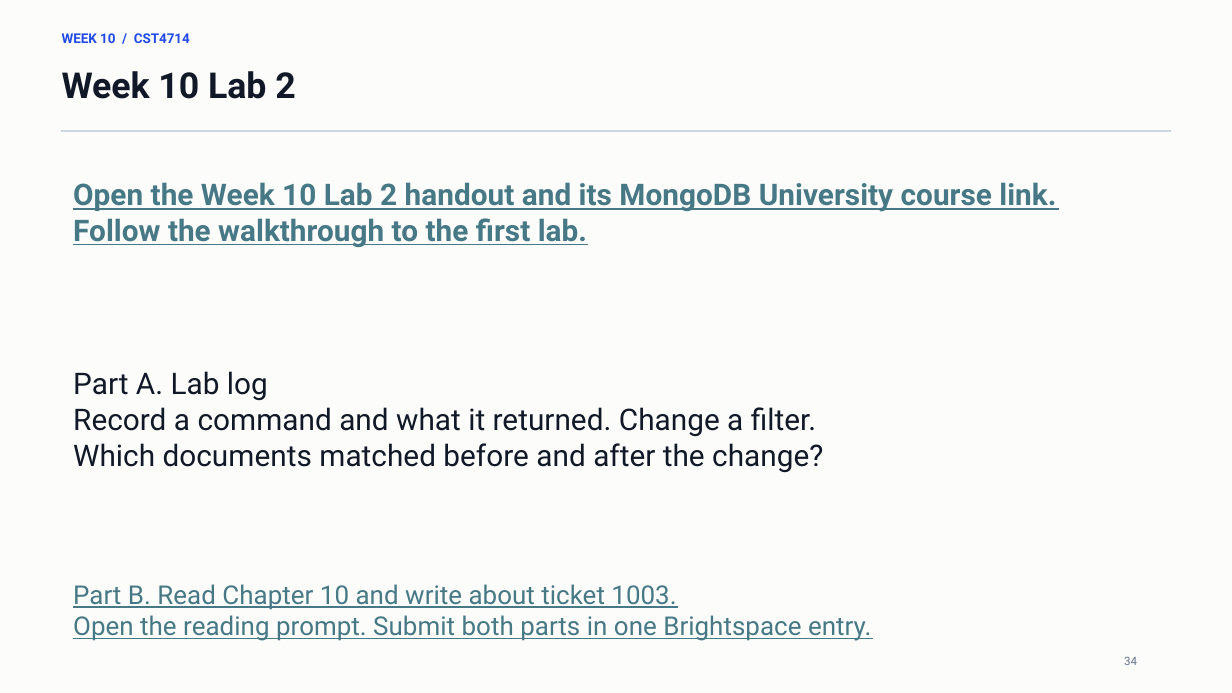
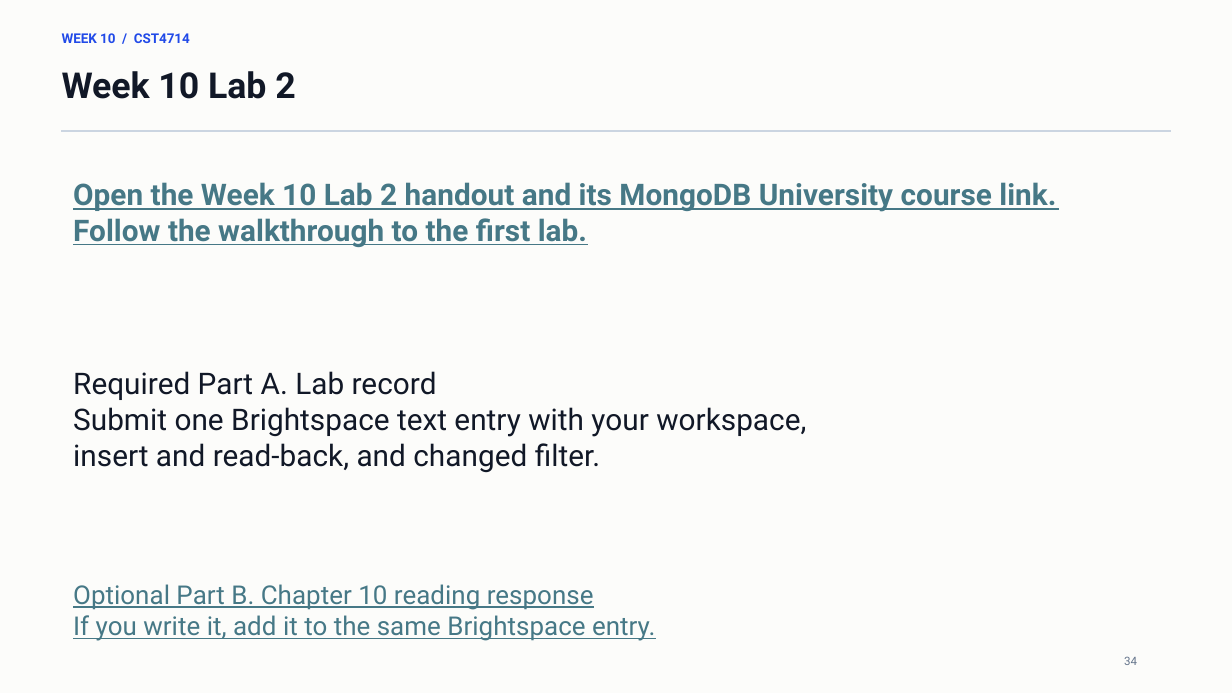
Before and after one commit to lolusername/CST4714_DB_admin, a slide deck: slide 34 of week_10/week_10_mql_document_modeling.pptx. Drawn at 1232x693 pixels with LibreOffice and Linux fonts; fonts in the diff are those of the drawing. Boxes give left, top, right and bottom in pixels: in the first picture for what was removed or moved away, otherwise in the second. Text is boxed around its words. In the diff, an @@ line names an element or a change of style, - is before the commit and + after.

Commit message:
Make the Week 10 Day 2 reading response optional

```diff
--- a/week_10/week_10_mql_document_modeling.pptx
+++ b/week_10/week_10_mql_document_modeling.pptx
@@ text at bbox=[73, 371, 806, 472]: text changed @@
-Part A. Lab log
-Record a command and what it returned. Change a filter.
-Which documents matched before and after the change?
+Required Part A. Lab record
+Submit one Brightspace text entry with your workspace,
+insert and read-back, and changed filter.
@@ text at bbox=[73, 584, 655, 641]: text changed @@
-Part B. Read Chapter 10 and write about ticket 1003.
-Open the reading prompt. Submit both parts in one Brightspace entry.
+Optional Part B. Chapter 10 reading response
+If you write it, add it to the same Brightspace entry.
```
Also in this commit, not shown: 1 other slide changed, 9 other files.
